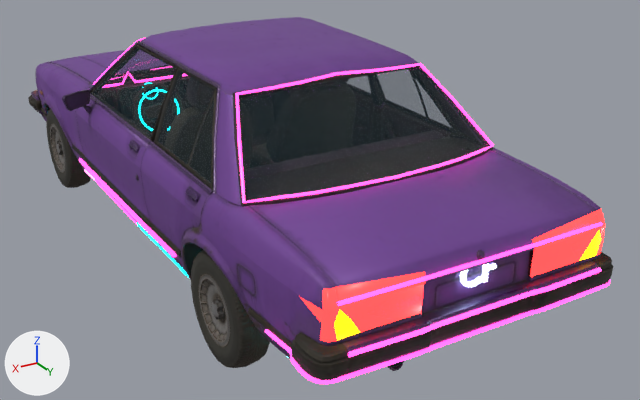
The glTF model assets/models/car/car-high.glb, before and after one commit.
Rendered twice from a 50 mm camera at (3.07, 6.28, 3.3) aimed at (-0.4, 0.49, 0.4). The lights are fixed; the arrows at lower left show +X, +Y and +Z. The first picture is the older version. Where no turn or scale is listed for an object, it has been applied to the vertices. Vertices at exactly the same position are counted once.

Objects in the first picture: 'body', 'glass', 'glass_rear', 'neon_rear', 'neon_rear_bar', 'wheel_FL', 'wheel_RL' and 4 more.
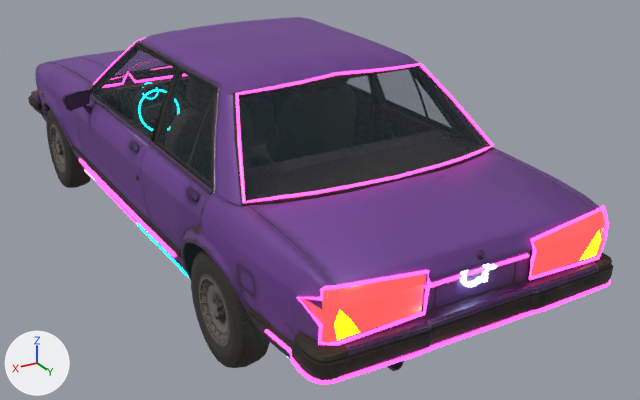
Pixel boxes [x1, y1, x2, y2] of what changed, in the pictures (640 x 400 px):
'neon_tail', added: after [296, 205, 609, 346]
'neon_rear_bar', deleted: before [348, 268, 602, 357]
part 1 of me_neon_rear, deleted: before [337, 222, 603, 306]

Edits to the bpy script that builds the scene:
```text
Change me_neon_rear:
    used by ob_neon_rear; location = (-0.001, 2.17, 1.166)
    remove me_neon_rear.from_pydata(...)  # 864 vertices, 1696 faces; spans x -1.12..1.12, y -0.84..0.84, z -0.58..0.58
    add me_neon_rear.from_pydata(...)  # 664 vertices, 1312 faces; spans x -1.12..1.12, y -0.84..0.84, z -0.58..0.58
    me_neon_rear part 1: the loose piece of 200 vertices spanning x -0.95..0.95, y 0.74..0.78, z -0.16..-0.13 is deleted
Add me_neon_tail:
    me_neon_tail.from_pydata(...)  # 344 vertices, 672 faces; spans x -1.06..1.06, y -0.13..0.13, z -0.17..0.17
    me_neon_tail.materials.append(mat_neon_secondary)  # black #272727, glowing pink #ff3fb3
Remove ob_neon_rear_bar:
    ob_neon_rear_bar = bpy.data.objects.new('neon_rear_bar', me_neon_rear_bar)
    ob_neon_rear_bar.location = (0.0, 2.995, 0.74)
Add ob_neon_tail:
    ob_neon_tail = bpy.data.objects.new('neon_tail', me_neon_tail)
    ob_neon_tail.location = (0.015, 2.833, 0.946)
```
